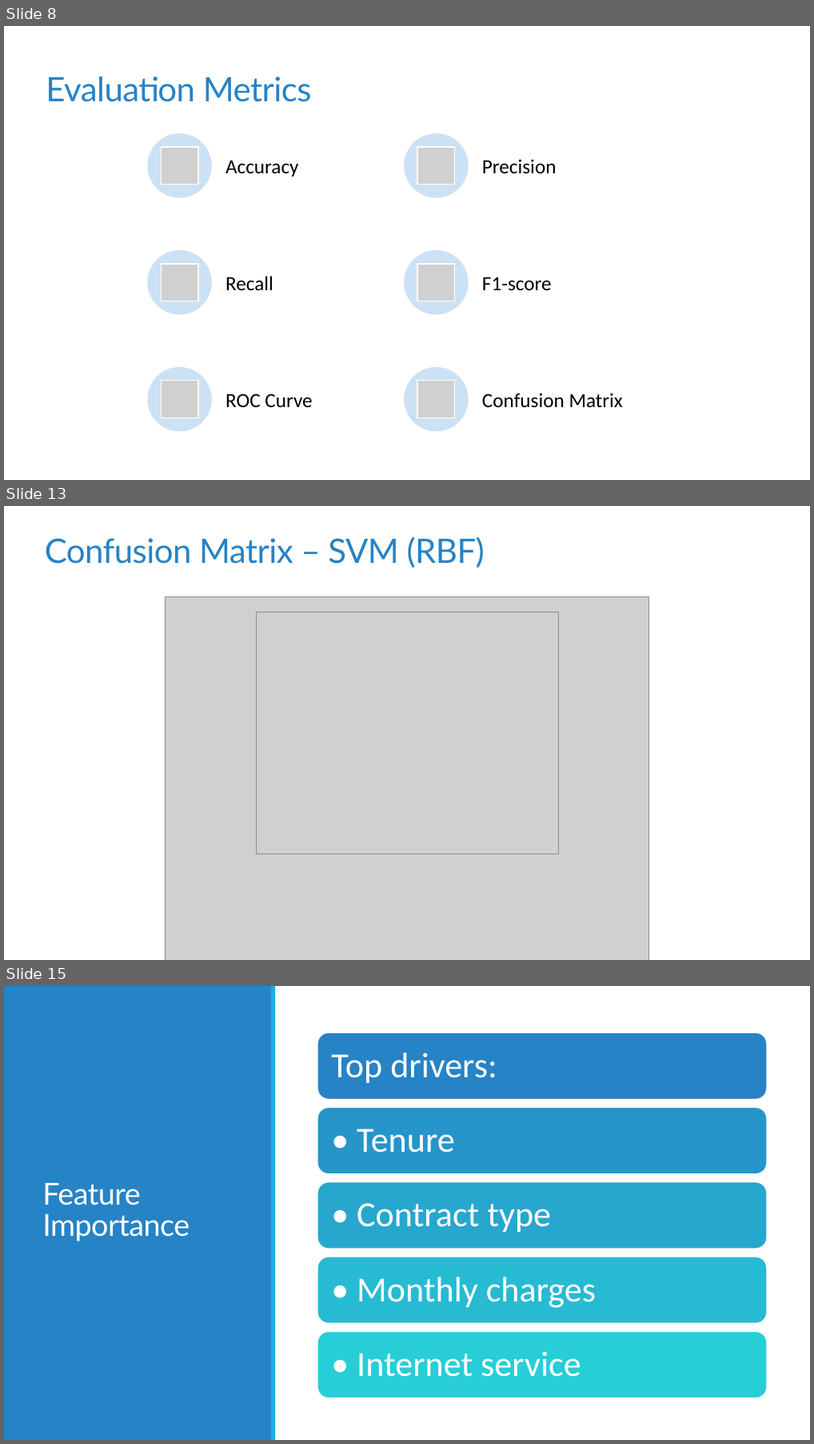
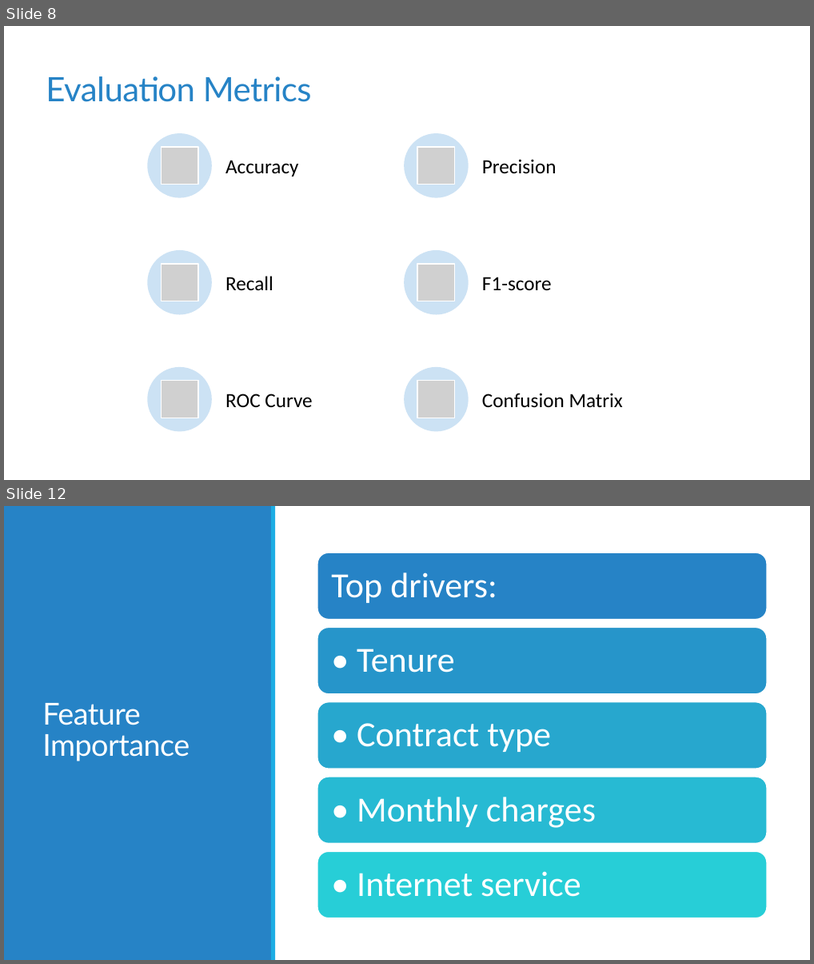
Before and after one commit to monikatyagiisc/customer-churn-prediction, a slide deck: reports/Customer_Churn_Prediction.pptx. Shown one above the other, each under a label of ours: slides 8, 13 and 15 before the commit, slides 8 and 12 after it; the slides between them are not shown. The pictures are 814x1444 and 814x964 pixels, drawn with LibreOffice and Linux fonts; fonts in the diff are those of the drawing; grey boxes stand for pictures. Boxes give left, top, right and bottom in pixels: in the first picture for what was removed or moved away, otherwise in the second. Text is boxed around its words. In the diff, an @@ line names an element or a change of style, - is before the commit and + after.

```diff
--- a/reports/Customer_Churn_Prediction.pptx
+++ b/reports/Customer_Churn_Prediction.pptx
@@ slide 13 removed at (4,506,810,960), background #FFFFFF @@
@@ title removed at (45,536,485,568) @@
-Confusion Matrix – SVM (RBF)
@@ picture removed at (166,596,650,960) @@
@@ picture removed at (256,612,558,854) @@
@@ what was slide 15 is now slide 12 @@
```
Also in this commit, not shown: 8 slides changed, 2 slides added, 4 other slides removed.
